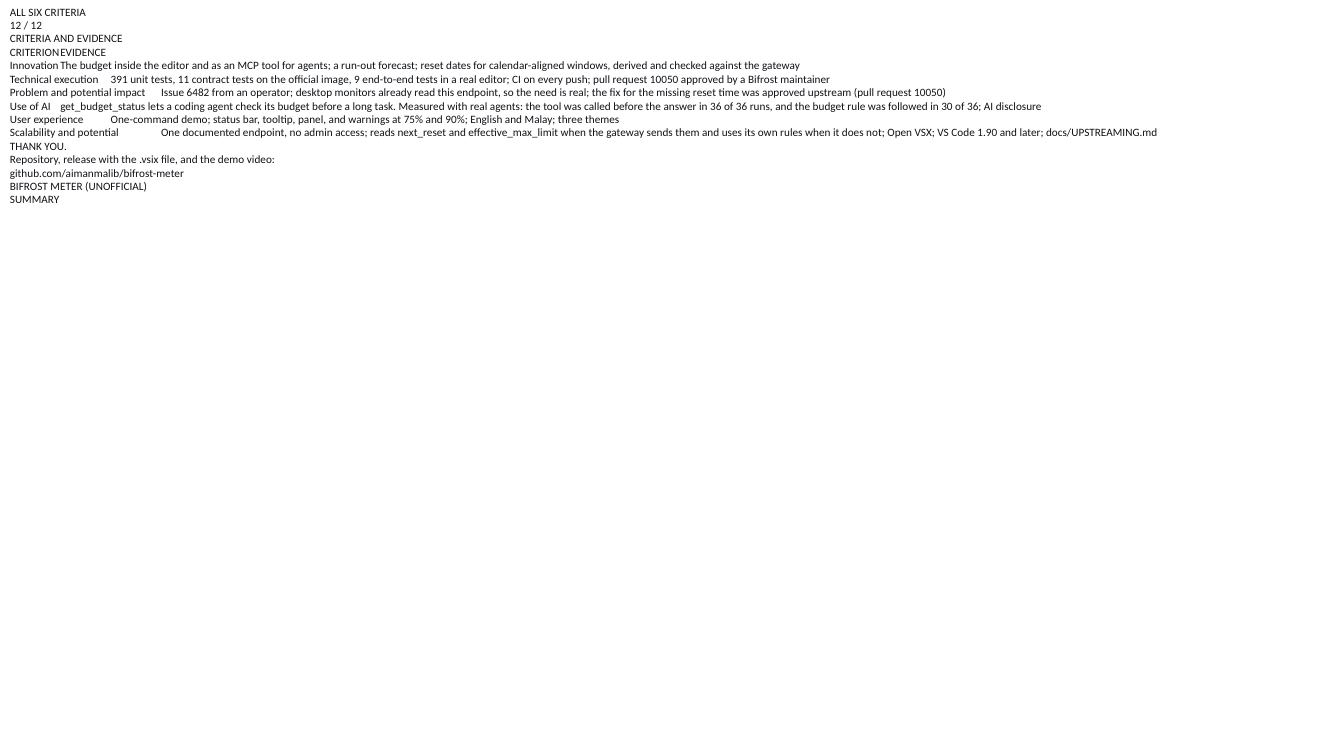
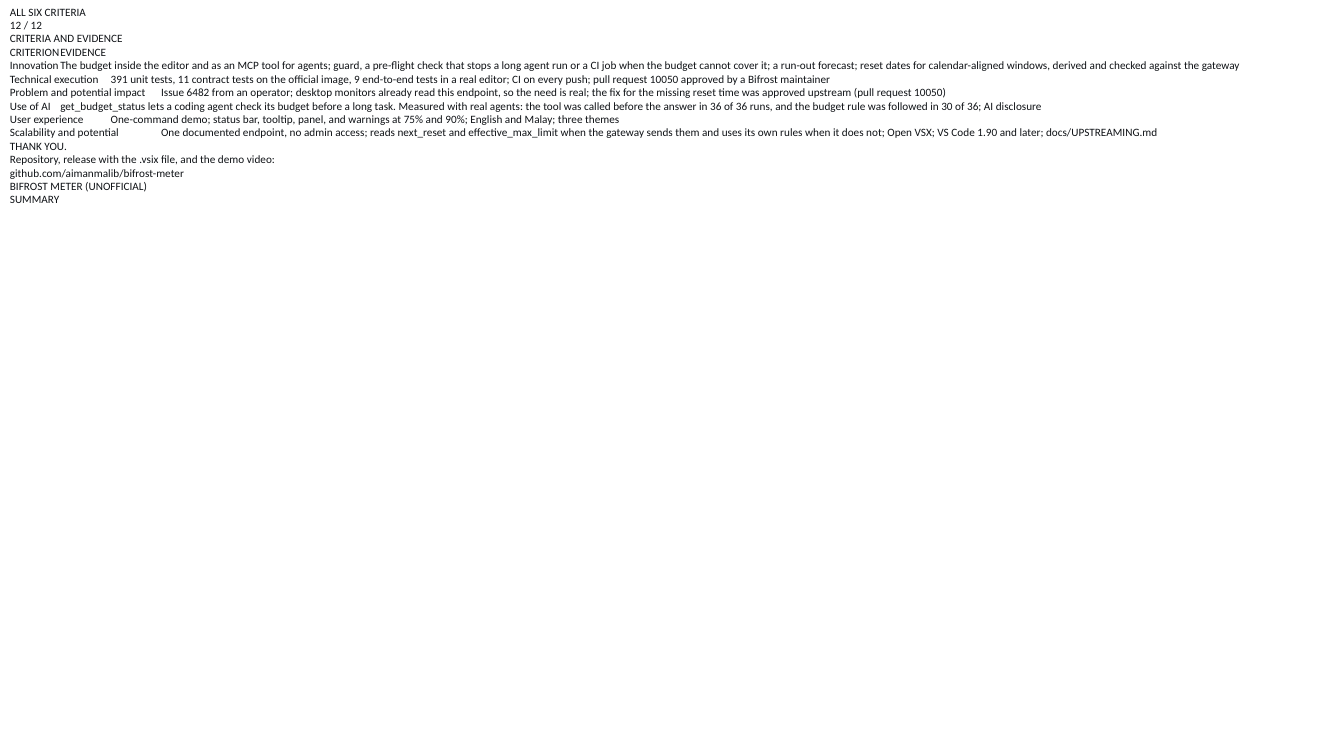
Before and after one commit to aimanmalib/bifrost-meter, a slide deck: slide 12 of deck/bifrost-meter.pptx. Drawn at 1344x756 pixels with LibreOffice and Linux fonts; fonts in the diff are those of the drawing; background and template pictures are left out. Boxes give left, top, right and bottom in pixels: in the first picture for what was removed or moved away, otherwise in the second. Text is boxed around its words. In the diff, an @@ line names an element or a change of style, - is before the commit and + after.

```diff
--- a/deck/bifrost-meter.pptx
+++ b/deck/bifrost-meter.pptx
@@ text at [10, 61, 1240, 71]: text changed @@
-Innovation The budget inside the editor and as an MCP tool for agents; a run-out forecast; reset dates for calendar-aligned windows, derived and checked against the gateway
+Innovation The budget inside the editor and as an MCP tool for agents; guard, a pre-flight check that stops a long agent run or a CI job when the budget cannot cover it; a run-out forecast; reset dates for calendar-aligned windows, derived and checked against the gateway
```
Also in this commit, not shown: 1 other file.
